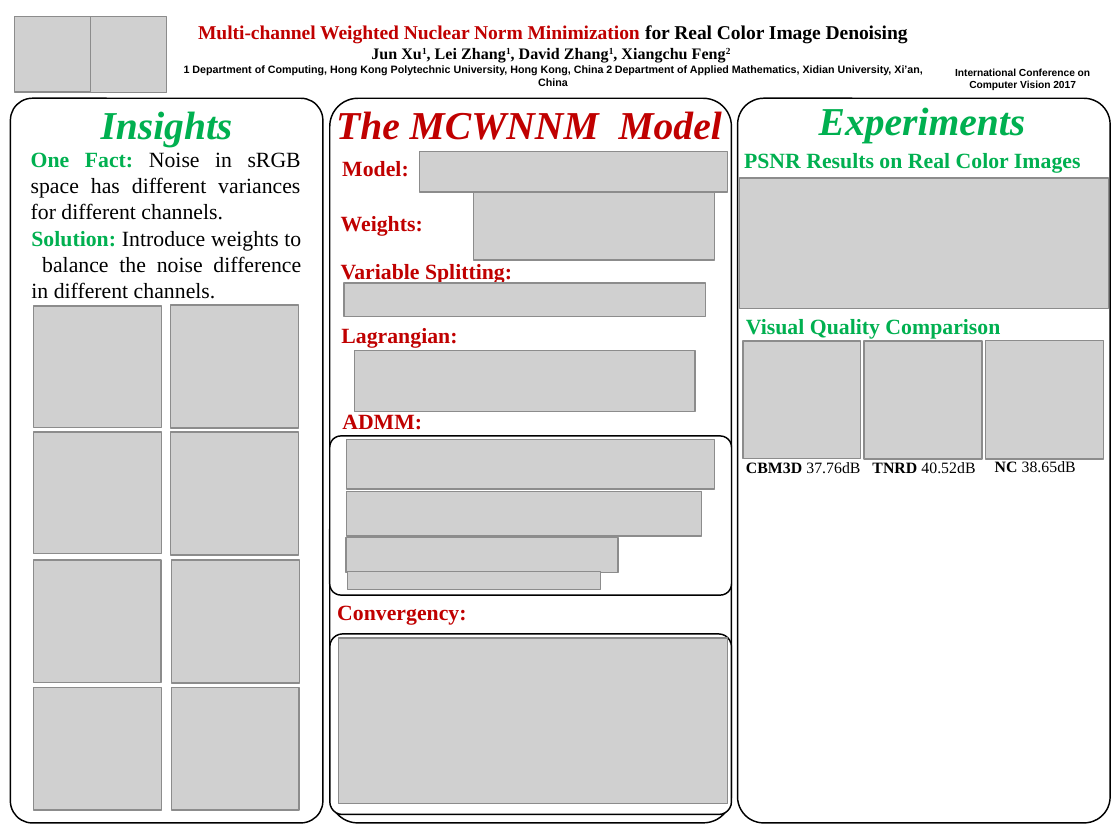
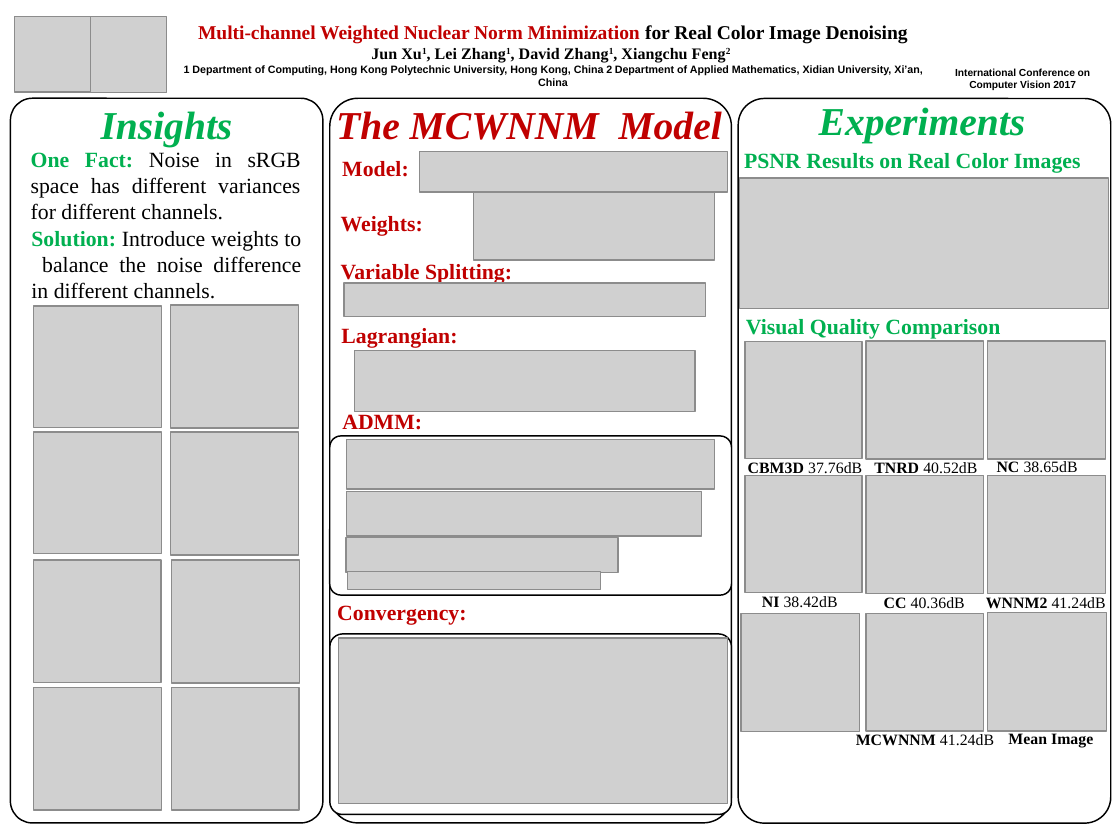
Before and after one commit to csjunxu/ICCV2017_PAPER1, a slide deck: slide 1 of iccv17_poster_template.pptx. Drawn at 1120x840 pixels with LibreOffice and Linux fonts; fonts in the diff are those of the drawing; grey boxes stand for pictures; background and template pictures are left out. Boxes give left, top, right and bottom in pixels: in the first picture for what was removed or moved away, otherwise in the second. Text is boxed around its words. In the diff, an @@ line names an element or a change of style, - is before the commit and + after.

Commit message:
ADD

```diff
--- a/iccv17_poster_template.pptx
+++ b/iccv17_poster_template.pptx
@@ text "CBM3D 37.76dB" rewrapped from (746,462,860,473) to (748,461,862,477) @@
@@ picture added at (746,475,862,592) @@
@@ picture added at (867,475,985,593) @@
@@ text "NC 38.65dB" rewrapped from (995,461,1076,472) to (997,461,1078,476) @@
@@ picture added at (988,475,1106,593) @@
@@ text added at (762,596,838,607), 8 pt, text #000000 @@
+NI 38.42dB
@@ text added at (884,597,965,608), 8 pt, text #000000 @@
+CC 40.36dB
@@ text added at (986,597,1106,609), 8 pt, text #000000 @@
+WNNM2 41.24dB
@@ picture added at (741,613,860,731) @@
@@ picture added at (867,613,985,731) @@
@@ picture added at (988,613,1106,731) @@
@@ text added at (856,734,994,745), 8 pt, text #000000 @@
+MCWNNM 41.24dB
@@ text added at (1008,731,1093,747), 8 pt, text #000000, bold @@
+Mean Image
```
